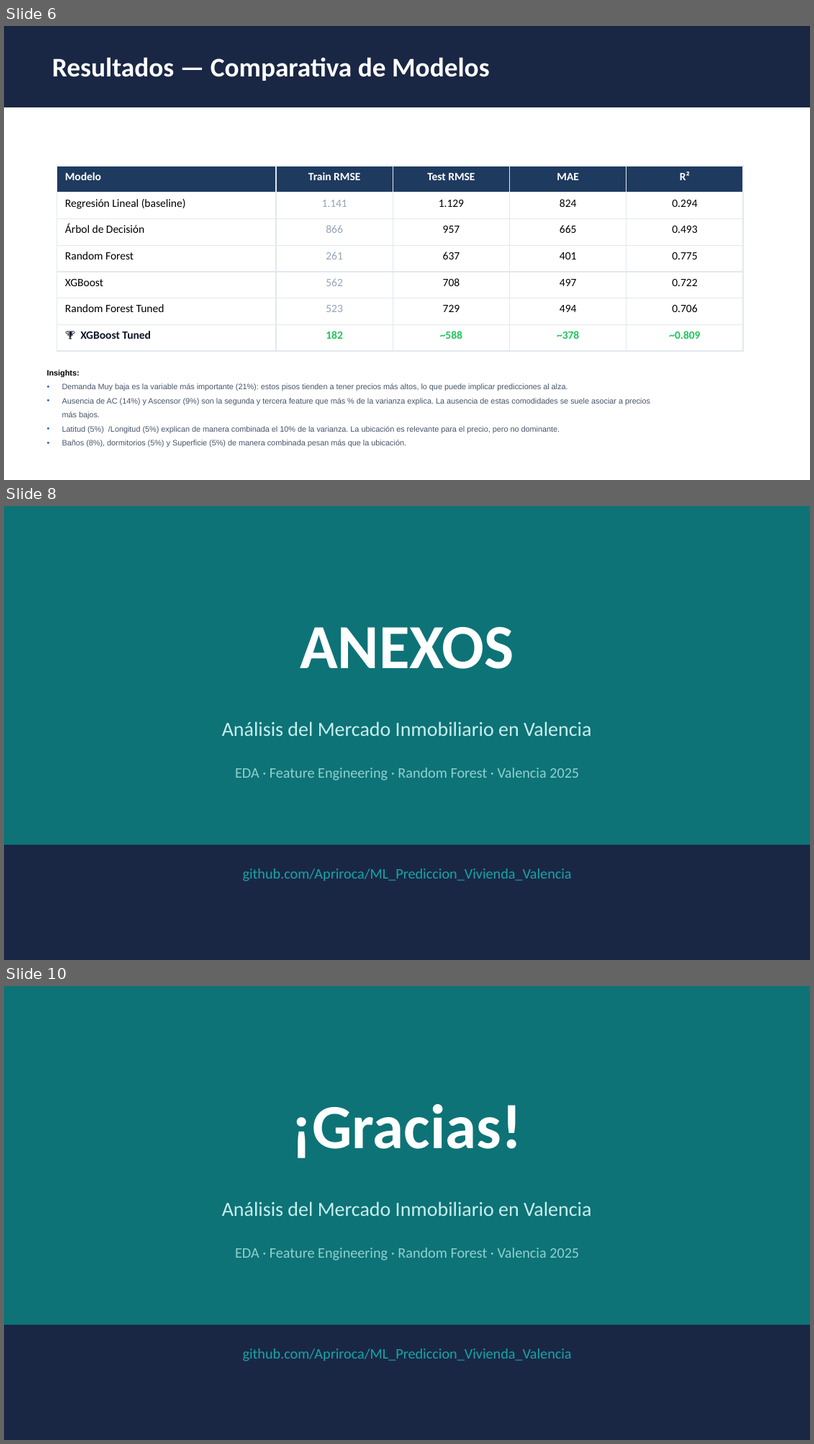
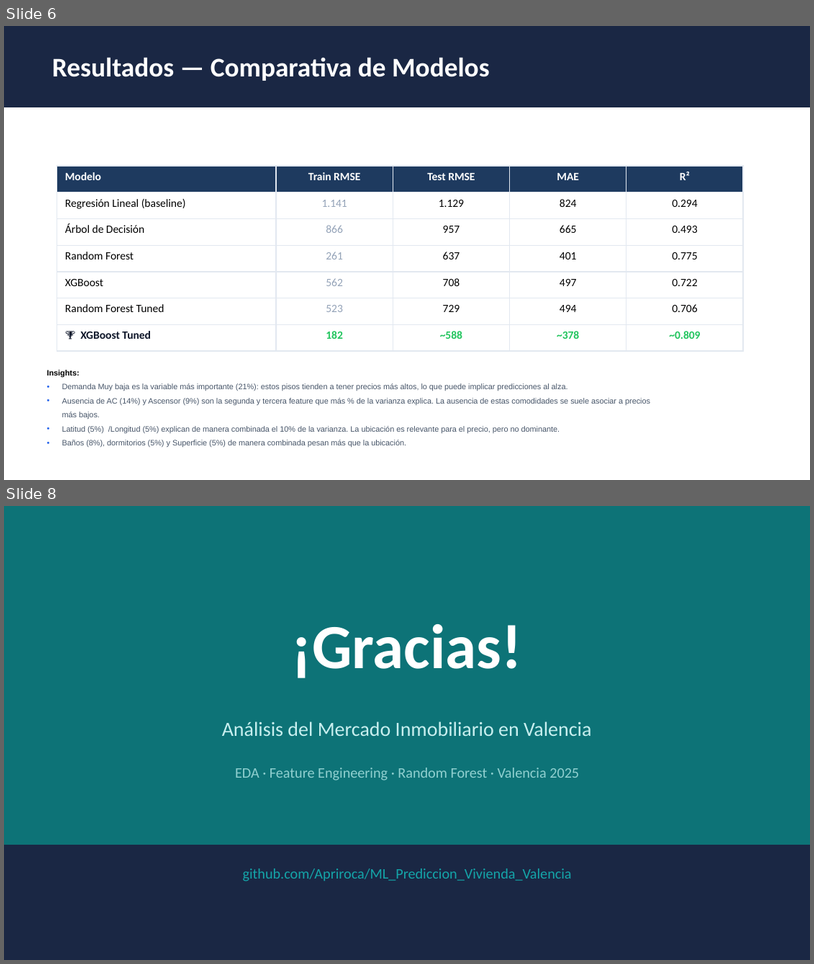
Before and after one commit to Apriroca/ML_Prediccion_Vivienda_Valencia, a slide deck: Presentacion.pptx. Shown one above the other, each under a label of ours: slides 6, 8 and 10 before the commit, slides 6 and 8 after it; the slides between them are not shown. The pictures are 814x1444 and 814x964 pixels, drawn with LibreOffice and Linux fonts; fonts in the diff are those of the drawing. Boxes give left, top, right and bottom in pixels: in the first picture for what was removed or moved away, otherwise in the second. Text is boxed around its words. In the diff, an @@ line names an element or a change of style, - is before the commit and + after.

```diff
--- a/Presentacion.pptx
+++ b/Presentacion.pptx
@@ slide 8 removed at (4, 506, 810, 960), background #FFFFFF @@
@@ rectangle removed at (4, 506, 810, 959) @@
@@ text removed at (300, 627, 514, 669) @@
-ANEXOS
@@ text removed at (222, 721, 592, 736) @@
-Análisis del Mercado Inmobiliario en Valencia
@@ text removed at (235, 767, 579, 780) @@
-EDA · Feature Engineering · Random Forest · Valencia 2025
@@ rectangle removed at (4, 844, 810, 960) @@
@@ text removed at (243, 868, 572, 881) @@
-github.com/Apriroca/ML_Prediccion_Vivienda_Valencia
@@ what was slide 10 is now slide 8 @@
```
Also in this commit, not shown: 2 slides changed, 1 slide added, 2 other slides removed.
